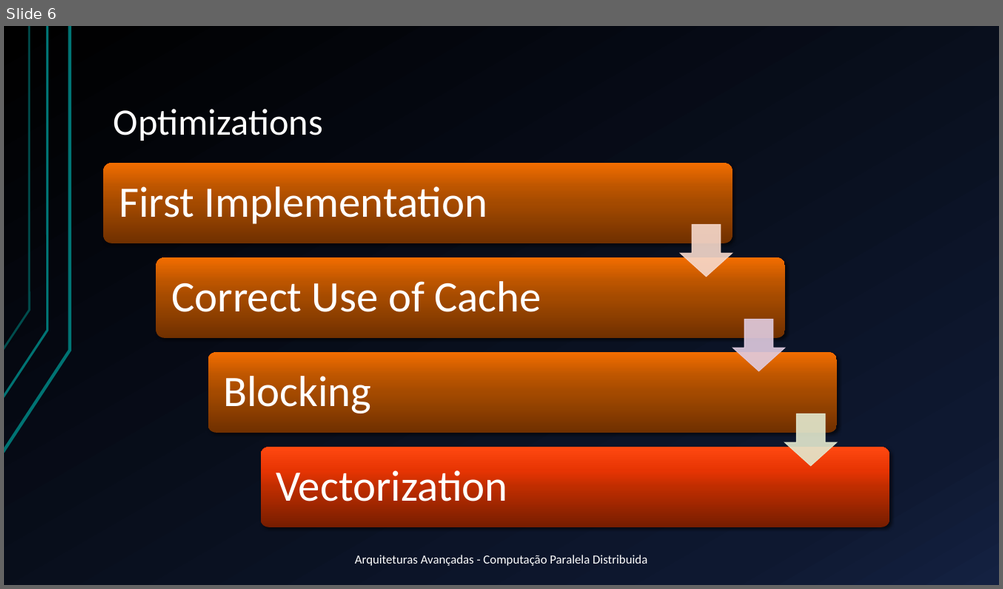
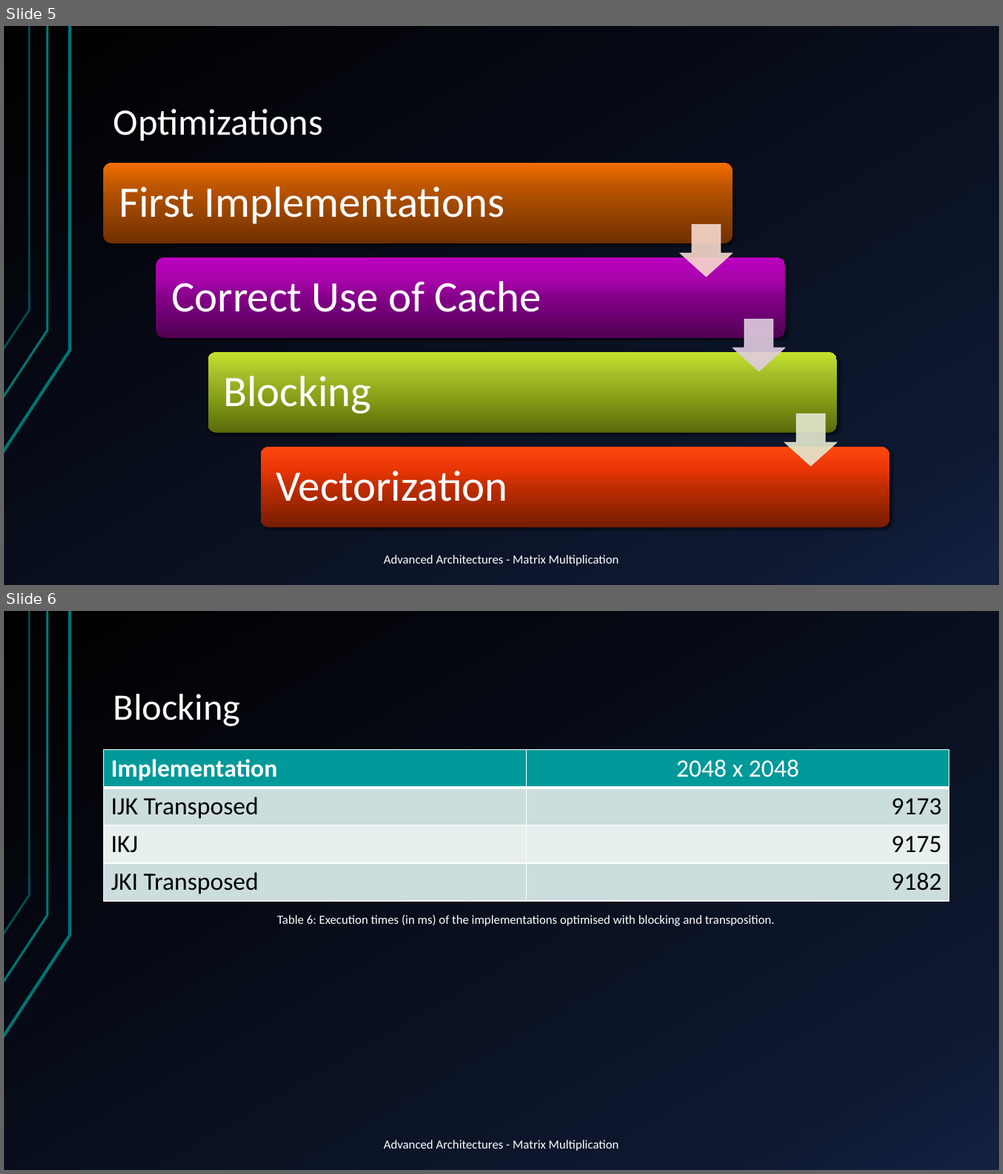
Before and after one commit to Frodo061/RegMatrix-Multiplication, a slide deck: AA_WorkAssignment_Pres.pptx. Shown one above the other, each under a label of ours: slide 6 before the commit, slides 5 and 6 after it. The pictures are 1003x589 and 1003x1174 pixels, drawn with LibreOffice and Linux fonts; fonts in the diff are those of the drawing. Boxes give left, top, right and bottom in pixels: in the first picture for what was removed or moved away, otherwise in the second. Text is boxed around its words. In the diff, an @@ line names an element or a change of style, - is before the commit and + after.

```diff
--- a/AA_WorkAssignment_Pres.pptx
+++ b/AA_WorkAssignment_Pres.pptx
@@ slide 6 added at (4,611,999,1170), background gradient #000000 to #0F1931 to #142242; not listed: 3 template elements that a slide beside it also shows @@
@@ title added at (114,694,240,726), 36 pt, text #FFFFFF @@
+Blocking
@@ table added at (103,750,948,899), 4 rows, 2 columns @@
+Implementation | 2048 x 2048
+IJK Transposed | 9173
+IKJ | 9175
+JKI Transposed | 9182
@@ text added at (277,915,774,926), 12 pt, text #FFFFFF @@
+Table 6: Execution times (in ms) of the implementations optimised with blocking and transposition.
@@ text added at (384,1140,619,1151), 12 pt, text #FFFFFF @@
+Advanced Architectures - Matrix Multiplication
@@ what was slide 6 is now slide 5 @@
@@ slide 5 changed as well @@
@@ text at (119,187,504,228): text changed @@
-First Implementation
+First Implementations
@@ rounded rectangle at (156,258,785,338): fill gradient #703000 to #A44A00 to #BC5500 to #F26D00 to gradient #520054 to #850088 to #A505A9 to #BC00C0 @@
@@ rounded rectangle at (208,353,836,432): fill gradient #703000 to #A44A00 to #BC5500 to #F26D00 to gradient #5A6A0D to #8FA719 to #A3BC2A to #C4E32D @@
@@ text at (384,555,619,566): text changed @@
-Arquiteturas Avançadas - Computação Paralela Distribuida
+Advanced Architectures - Matrix Multiplication
```
Also in this commit, not shown: 7 other slides changed, 1 other slide added, 2 slides removed.
